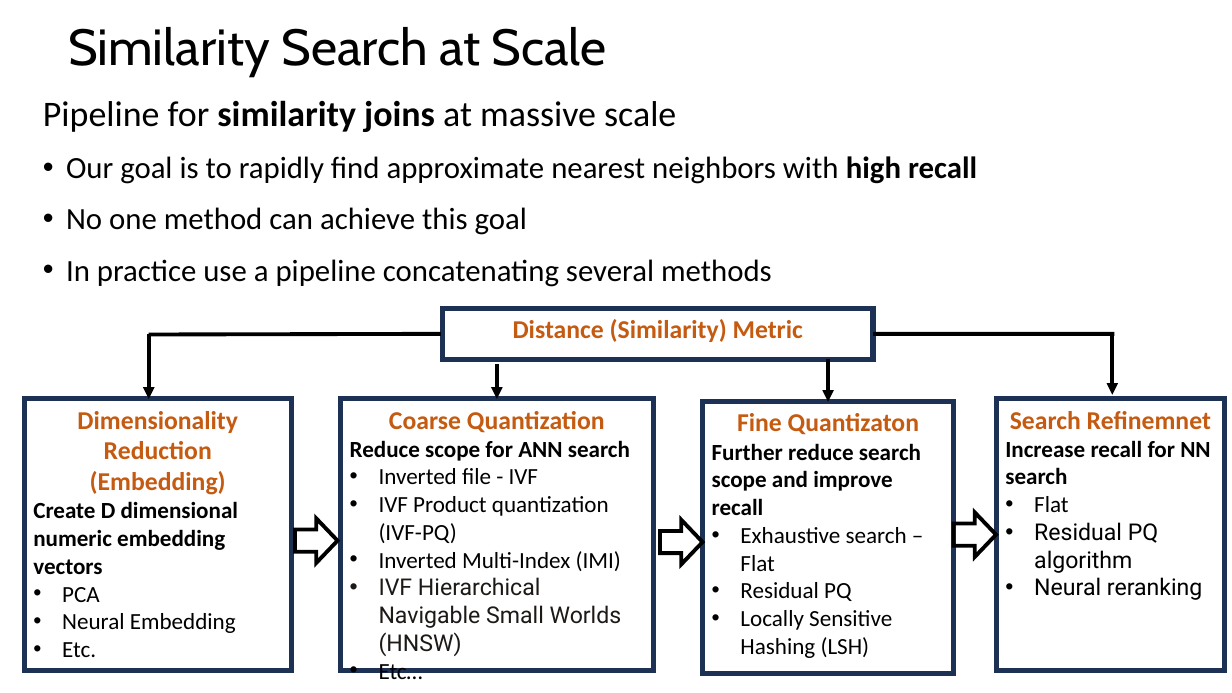
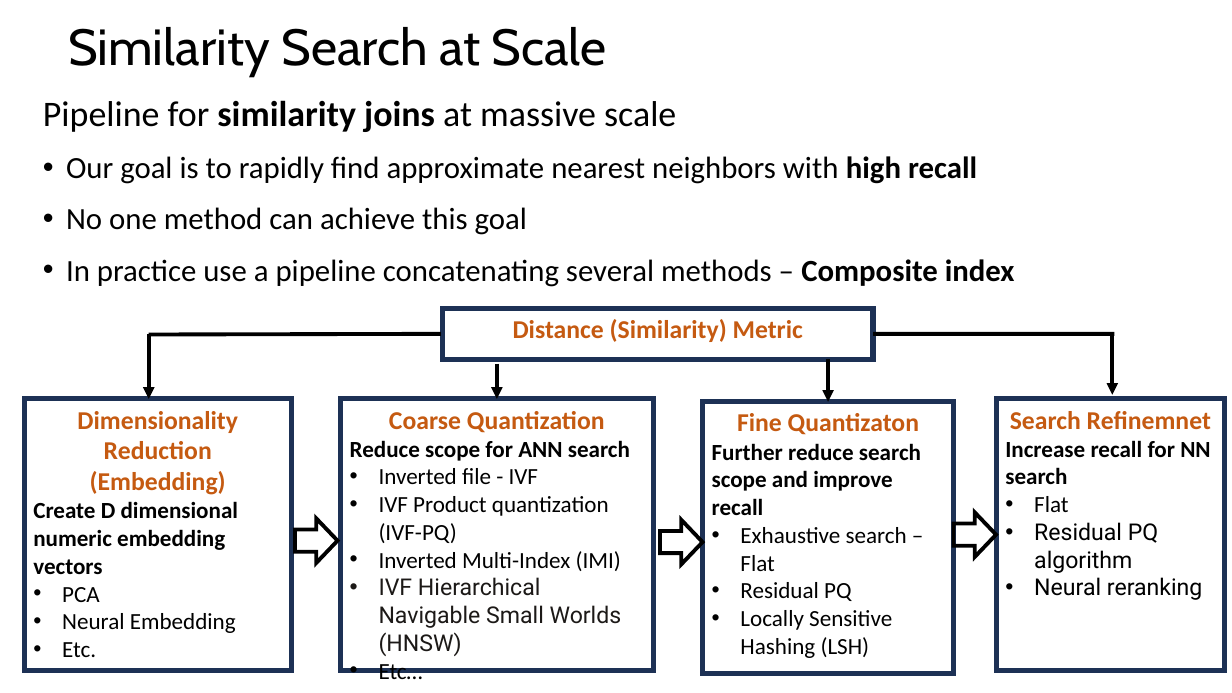
Before and after one commit to StephenElston/CSCI-E-108, a slide deck: slide 9 of slides/9_EfficientSimilaritySearch_Part2.pptx. Drawn at 1232x693 pixels with LibreOffice and Linux fonts; fonts in the diff are those of the drawing. Boxes give left, top, right and bottom in pixels: in the first picture for what was removed or moved away, otherwise in the second. Text is boxed around its words. In the diff, an @@ line names an element or a change of style, - is before the commit and + after.

Commit message:
Clearified IVF-PQ slides, updated slides, corrected typos

```diff
--- a/slides/9_EfficientSimilaritySearch_Part2.pptx
+++ b/slides/9_EfficientSimilaritySearch_Part2.pptx
@@ text at <box>66,259,1015,287</box>: text changed @@
-• In practice use a pipeline concatenating several methods
+• In practice use a pipeline concatenating several methods – Composite index
```
Also in this commit, not shown: 5 other slides changed.
